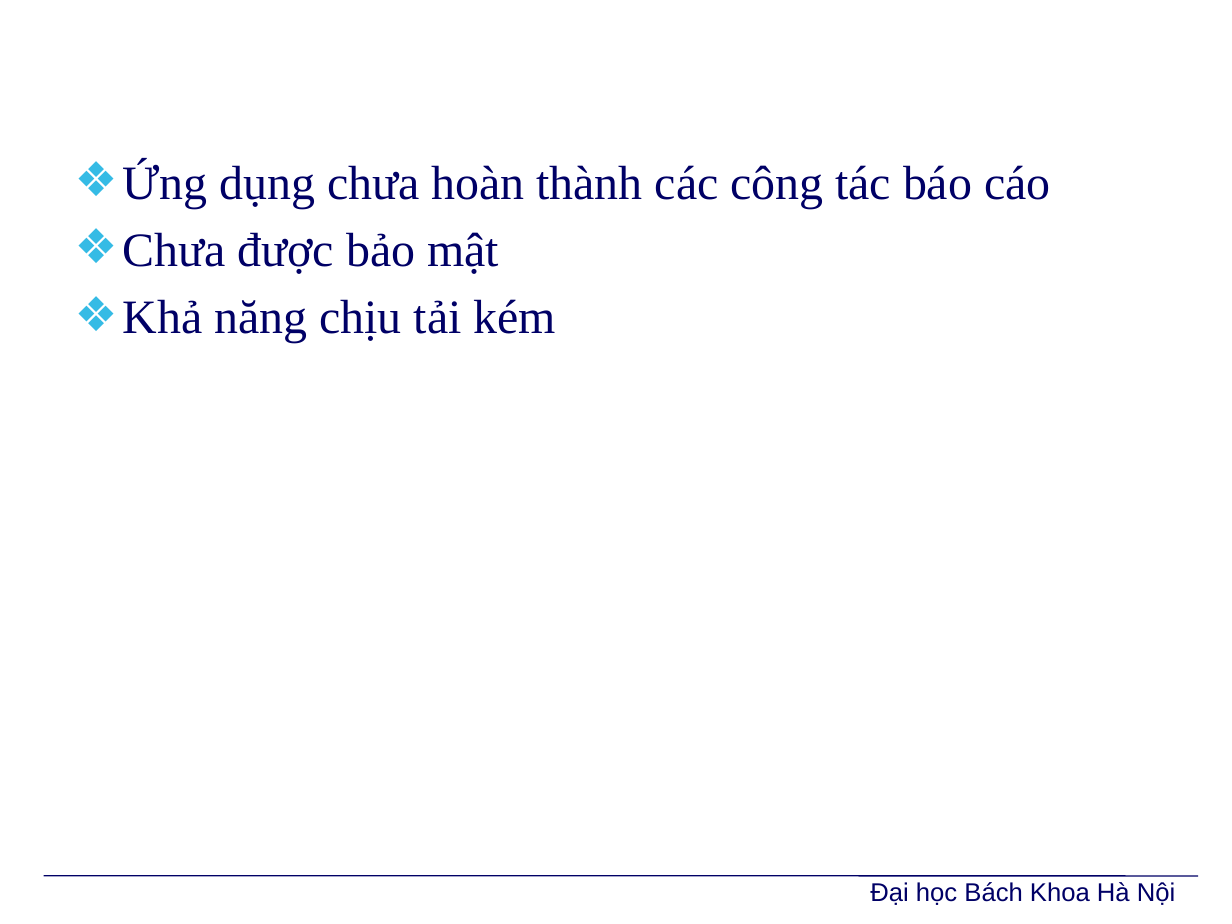
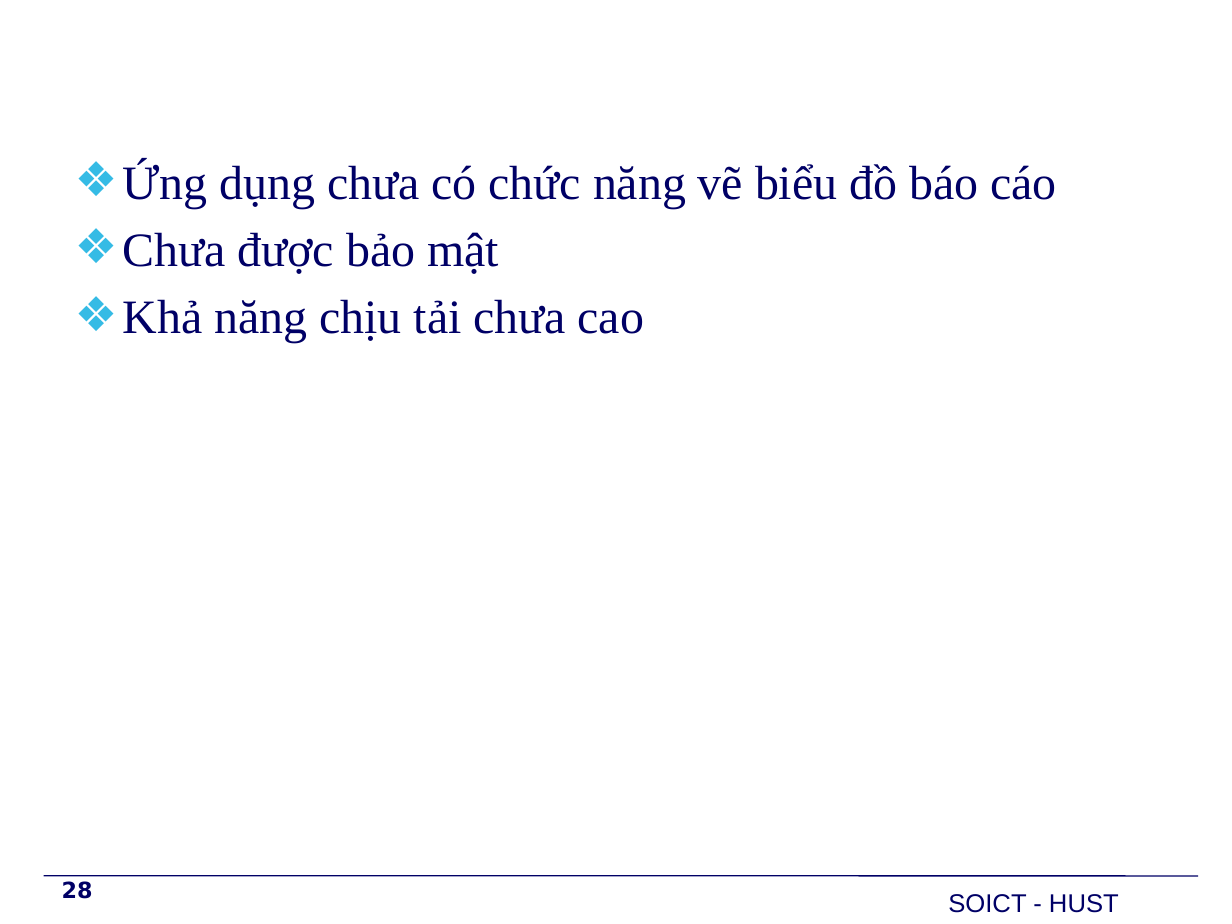
Before and after one commit to PhoenixNguyen/Graduate_Project, a slide deck: slide 28 of Report/BaoVe/TrinhDien/Slide.pptx (slide 35 before the commit). Drawn at 1232x924 pixels with LibreOffice and Linux fonts; fonts in the diff are those of the drawing; background and template pictures are left out. Boxes give left, top, right and bottom in pixels: in the first picture for what was removed or moved away, otherwise in the second. Text is boxed around its words. In the diff, an @@ line names an element or a change of style, - is before the commit and + after.

```diff
--- a/Report/BaoVe/TrinhDien/Slide.pptx
+++ b/Report/BaoVe/TrinhDien/Slide.pptx
@@ text at (123, 162, 1056, 209): text changed @@
-❖ Ứng dụng chưa hoàn thành các công tác báo cáo
+❖ Ứng dụng chưa có chức năng vẽ biểu đồ báo cáo
@@ text at (123, 299, 644, 343): text changed @@
-❖ Khả năng chịu tải kém
+❖ Khả năng chịu tải chưa cao
@@ page number added at (62, 881, 93, 899), 13 pt, text #000066, bold @@
+28
@@ text removed at (870, 882, 1175, 905) @@
-Đại học Bách Khoa Hà Nội
@@ text added at (948, 894, 1119, 913), 15 pt, text #000066 @@
+SOICT - HUST
```
Also in this commit, not shown: 25 other slides changed, 4 slides added, 11 slides removed, 4 other files.
